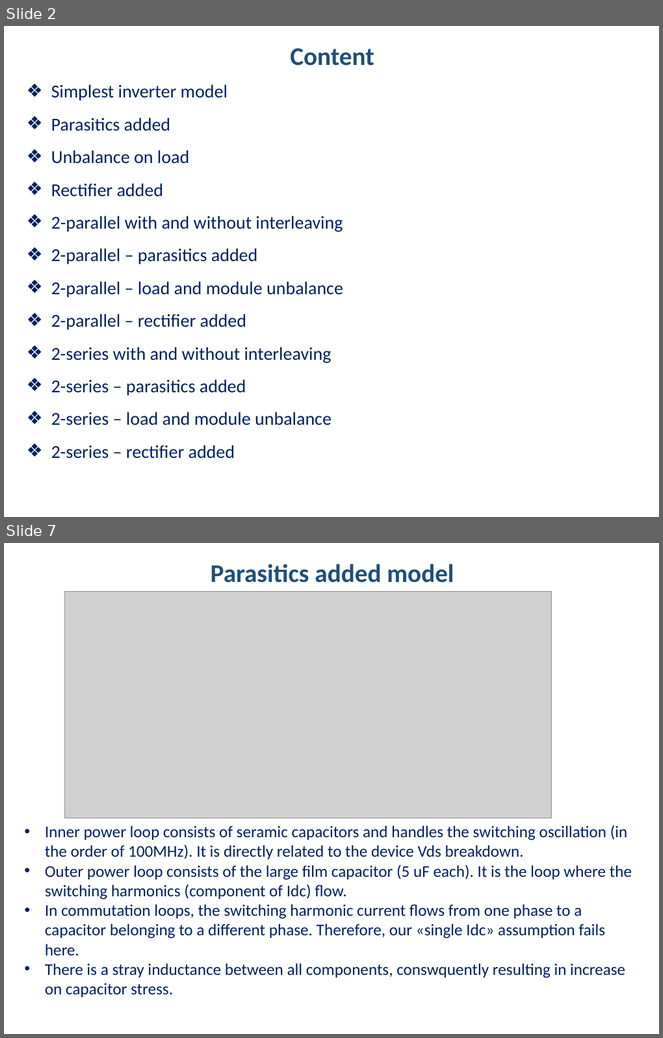
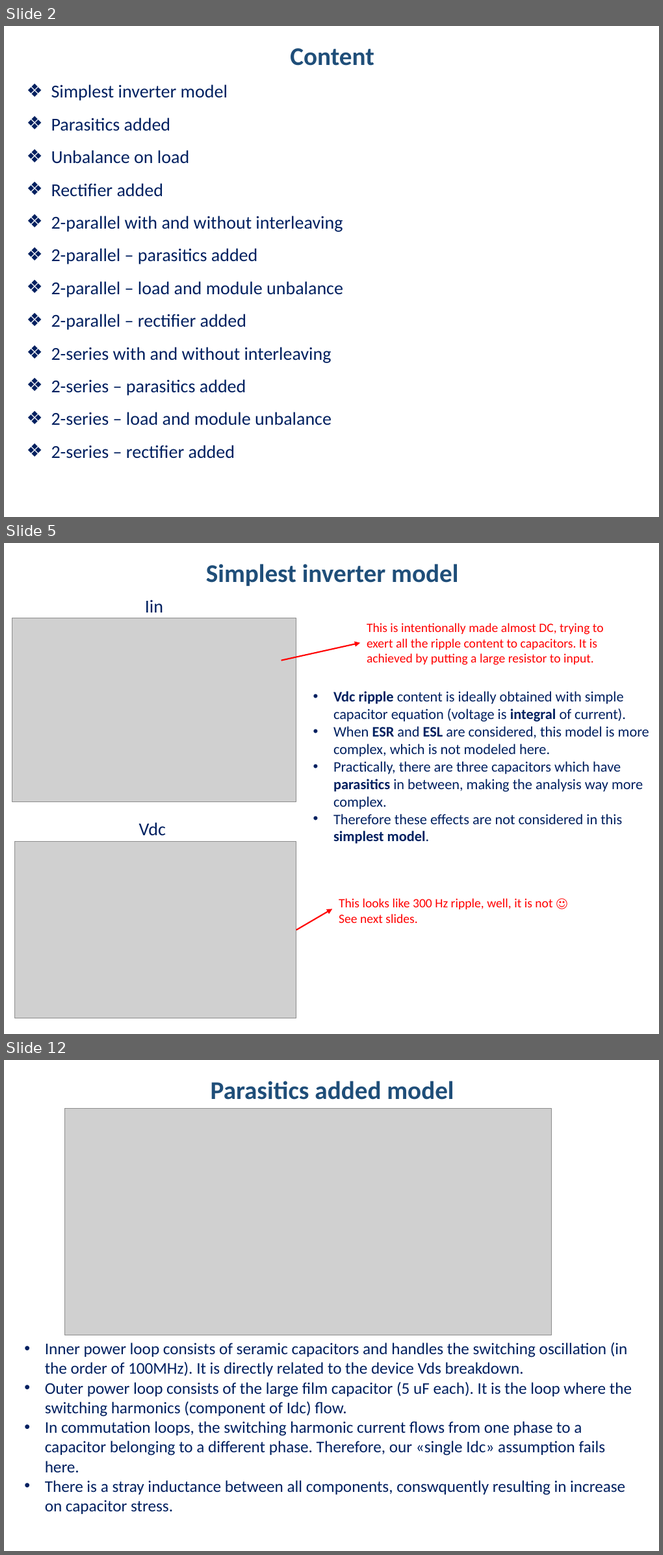
Before and after one commit to hakanpolat/IMMD, a slide deck: Simulation/dcbusmodelwrapup/immd_dcbusmodelwrapup.pptx. Shown one above the other, each under a label of ours: slides 2 and 7 before the commit, slides 2, 5 and 12 after it; the slides between them are not shown. The pictures are 663x1038 and 663x1555 pixels, drawn with LibreOffice and Linux fonts; fonts in the diff are those of the drawing; grey boxes stand for pictures. Boxes give left, top, right and bottom in pixels: in the first picture for what was removed or moved away, otherwise in the second. Text is boxed around its words. In the diff, an @@ line names an element or a change of style, - is before the commit and + after.

Commit message:
DC bus model wrap up sunumuna devam edildi. Simplest model tamamlandı. Envelope fenomeni açıklandı.

```diff
--- a/Simulation/dcbusmodelwrapup/immd_dcbusmodelwrapup.pptx
+++ b/Simulation/dcbusmodelwrapup/immd_dcbusmodelwrapup.pptx
@@ slide 5 added at [4, 543, 659, 1034], background #FFFFFF @@
@@ text added at [206, 564, 458, 586], 28 pt, text #1F4E79, bold @@
+Simplest inverter model
@@ text added at [145, 600, 163, 613], 20 pt, text #002060 @@
+Iin
@@ picture added at [12, 618, 296, 802] @@
@@ text added at [367, 623, 604, 665], 14 pt, text #FF0000 @@
+This is intentionally made almost DC, trying to exert all the ripple content to capacitors. It is achieved by putting a large resistor to input.
@@ arrow added from (281, 660) to (360, 643), #FF0000 1.5 pt @@
@@ text added at [334, 691, 649, 844], 16 pt, text #002060 @@
+• Vdc ripple content is ideally obtained with simple capacitor equation (voltage is integral of current).
+• When ESR and ESL are considered, this model is more complex, which is not modeled here.
+• Practically, there are three capacitors which have parasitics in between, making the analysis way more complex.
+• Therefore these effects are not considered in this simplest model.
@@ text added at [139, 823, 166, 836], 20 pt, text #002060 @@
+Vdc
@@ picture added at [14, 841, 296, 1019] @@
@@ arrow added from (296, 930) to (332, 909), #FF0000 1.5 pt @@
@@ text added at [339, 899, 553, 923], 14 pt, text #FF0000 @@
+This looks like 300 Hz ripple, well, it is not ☺
+See next slides.
@@ what was slide 7 is now slide 12 @@
```
Also in this commit, not shown: 3 slides changed, 5 other slides added, 1 slide removed, 4 other files.
